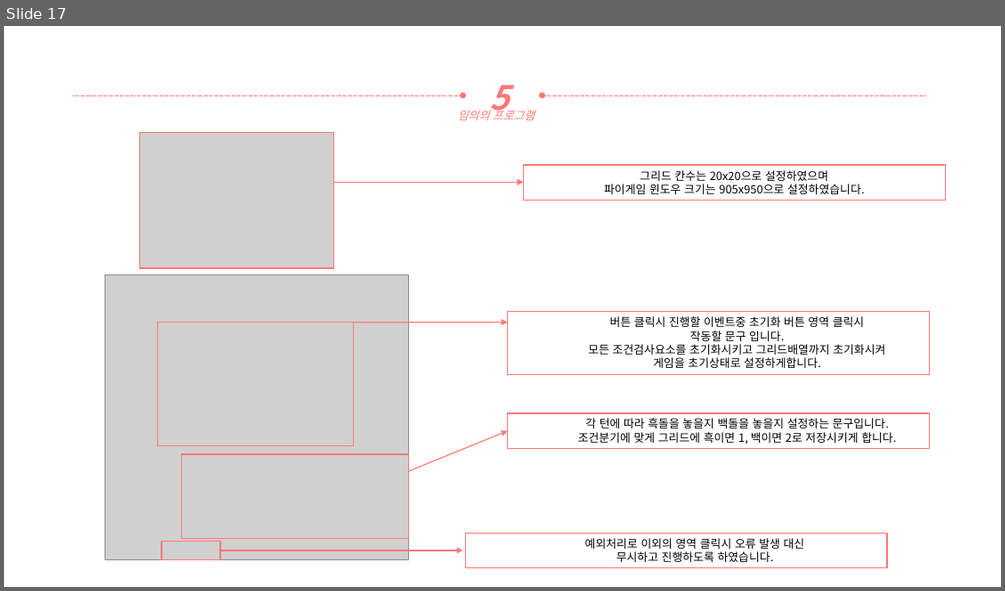
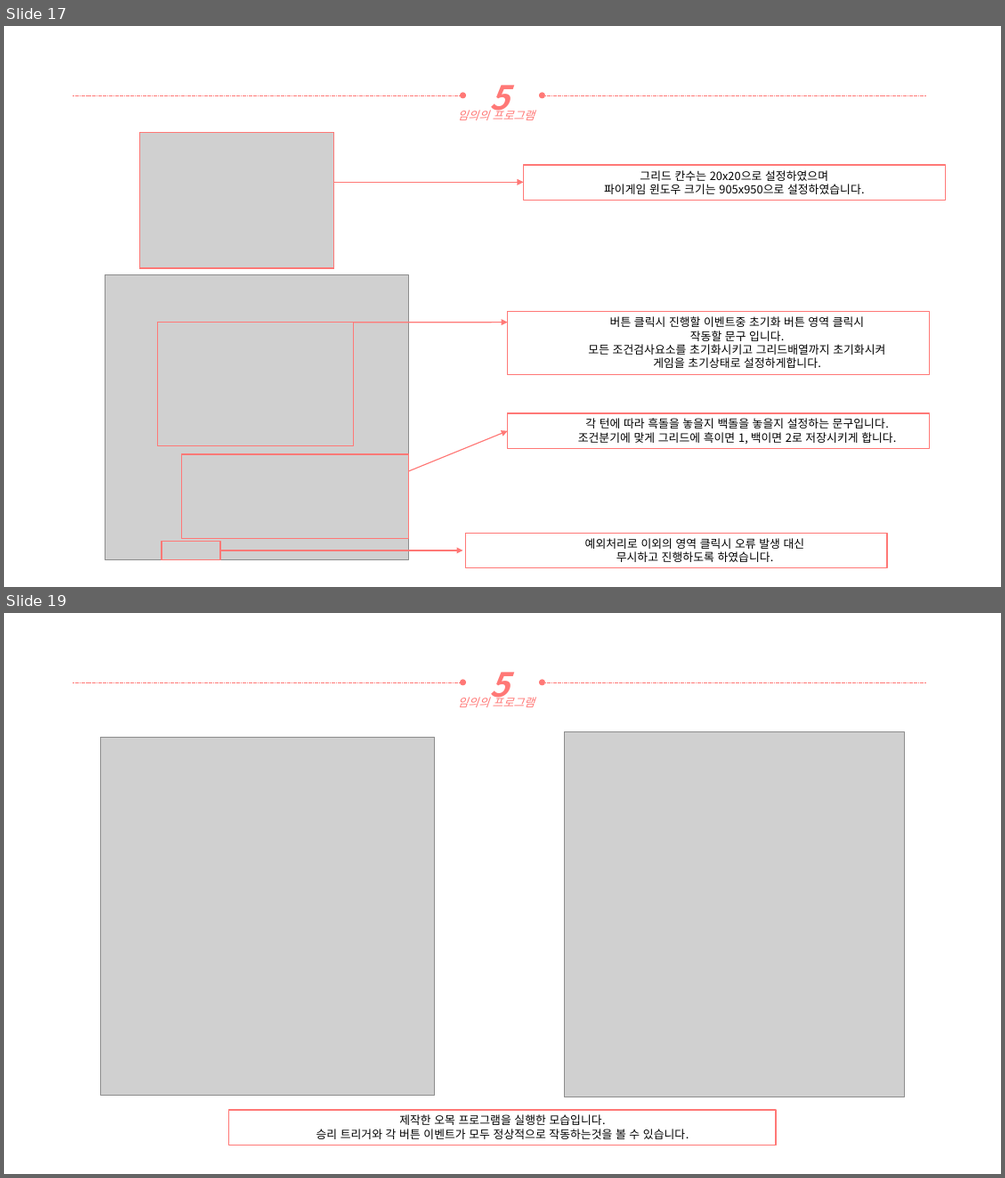
Before and after one commit to yooatom2200/Programing_Base_2, a slide deck: 12장/20164091-송희령-12장 과제.pptx. Shown one above the other, each under a label of ours: slide 17 before the commit, slides 17 and 19 after it; the slides between them are not shown. The pictures are 1005x591 and 1005x1178 pixels, drawn with LibreOffice and Linux fonts; fonts in the diff are those of the drawing; grey boxes stand for pictures. Boxes give left, top, right and bottom in pixels: in the first picture for what was removed or moved away, otherwise in the second. Text is boxed around its words. In the diff, an @@ line names an element or a change of style, - is before the commit and + after.

```diff
--- a/12장/20164091-송희령-12장 과제.pptx
+++ b/12장/20164091-송희령-12장 과제.pptx
@@ slide 19 added at <box>4,613,1001,1174</box>, background #FFFFFF @@
@@ arrow added from (73, 682) to (463, 682), #FF7876 0.5 pt dashed @@
@@ text added at <box>489,672,509,706</box>, 32 pt, text #FF7876, bold, italic @@
+5
@@ arrow added from (926, 682) to (542, 682), #FF7876 0.5 pt dashed @@
@@ text added at <box>458,695,534,707</box>, 11 pt, text #FF7876, italic @@
+임의의 프로그램
@@ picture added at <box>100,737,435,1095</box> @@
@@ picture added at <box>564,732,905,1096</box> @@
@@ rectangle added at <box>229,1110,776,1144</box>, outline #FF7876 1 pt, 11 pt, text #000000 @@
+제작한 오목 프로그램을 실행한 모습입니다.
+승리 트리거와 각 버튼 이벤트가 모두 정상적으로 작동하는것을 볼 수 있습니다.
```
Also in this commit, not shown: 2 slides changed, 2 other files.
